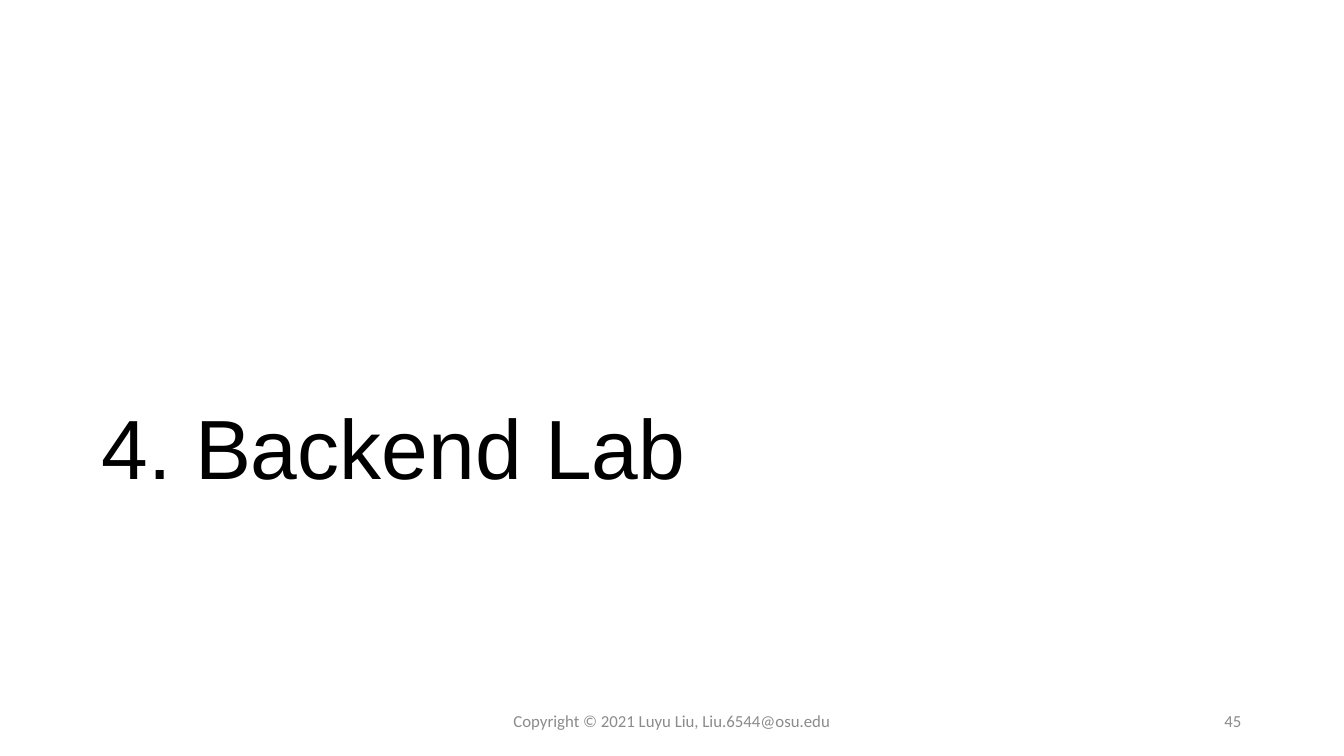
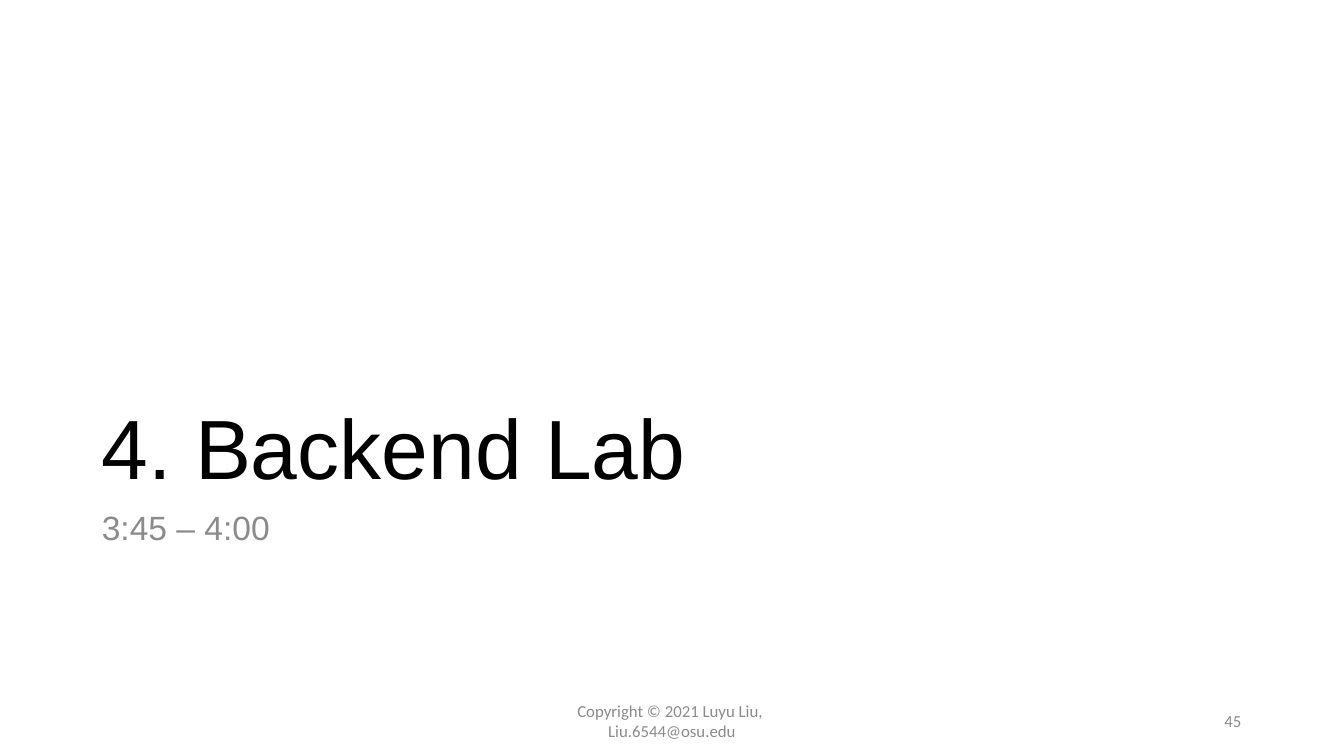
Before and after one commit to xiaohuiliugis/UCGIS-Fullstack-Geovisualization-Workshop, a slide deck: slide 45 of doc/presentation.pptx. Drawn at 1344x756 pixels with LibreOffice and Linux fonts; fonts in the diff are those of the drawing. Boxes give left, top, right and bottom in pixels: in the first picture for what was removed or moved away, otherwise in the second. Text is boxed around its words. In the diff, an @@ line names an element or a change of style, - is before the commit and + after.

```diff
--- a/doc/presentation.pptx
+++ b/doc/presentation.pptx
@@ text added at [102, 516, 269, 540], 24 pt, text #8C8C8C @@
+3:45 – 4:00
@@ text at [577, 705, 763, 739]: text changed @@
-Copyright © 2021 Luyu Liu, Liu.6544@osu.edu
+Copyright © 2021 Luyu Liu,
+Liu.6544@osu.edu
```
Also in this commit, not shown: 17 other slides changed.
